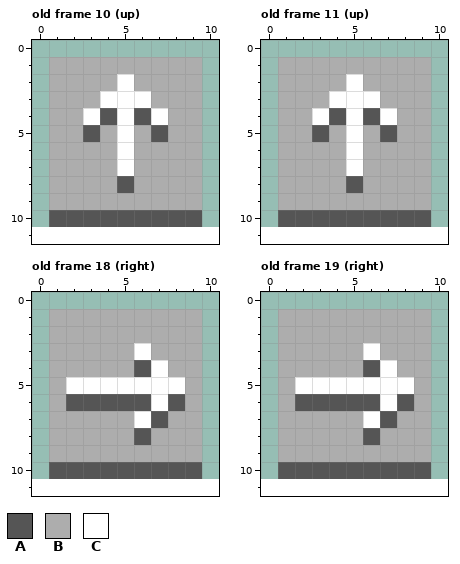
Two states of a pixel-art file, assets/aseprite_files/arrow.ase. Above is the file before it was changed.
11x11 pixels, 45 frames. Colours within 5 levels of each other are drawn and written as one. Shown: old frame 10 (up), old frame 11 (up), old frame 18 (right), old frame 19 (right). The old version is drawn lined up with the new one, on the new canvas. The commit also changed other frames, which this record leaves out.
Palette (. is transparent): A #555555  B #adadad  C #ffffff
Pixels before, old frame 10 (up), first column x 1:
 1 BBBBBBBBB
 2 BBBBCBBBB
 3 BBBCCCBBB
 4 BBCACACBB
 5 BBABCBABB
 6 BBBBCBBBB
 7 BBBBCBBBB
 8 BBBBABBBB
 9 BBBBBBBBB
10 AAAAAAAAA
Pixels before, old frame 11 (up), first column x 1:
 1 BBBBBBBBB
 2 BBBBCBBBB
 3 BBBCCCBBB
 4 BBCACACBB
 5 BBABCBABB
 6 BBBBCBBBB
 7 BBBBCBBBB
 8 BBBBABBBB
 9 BBBBBBBBB
10 AAAAAAAAA
Pixels before, old frame 18 (right), first column x 1:
 1 BBBBBBBBB
 2 BBBBBBBBB
 3 BBBBBCBBB
 4 BBBBBACBB
 5 BCCCCCCCB
 6 BAAAAACAB
 7 BBBBBCABB
 8 BBBBBABBB
 9 BBBBBBBBB
10 AAAAAAAAA
Pixels before, old frame 19 (right), first column x 1:
 1 BBBBBBBBB
 2 BBBBBBBBB
 3 BBBBBCBBB
 4 BBBBBACBB
 5 BCCCCCCCB
 6 BAAAAACAB
 7 BBBBBCABB
 8 BBBBBABBB
 9 BBBBBBBBB
10 AAAAAAAAA
The same view after the edit:
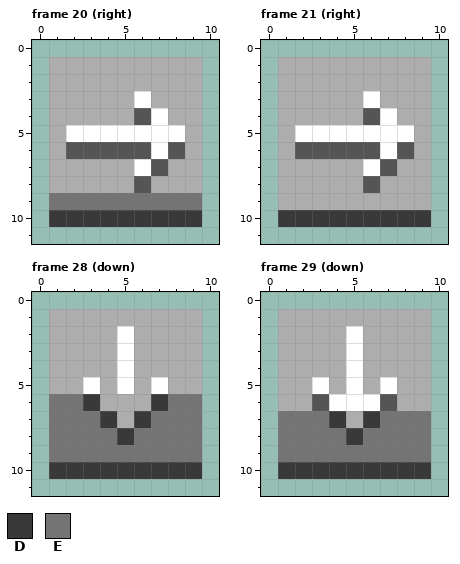
Colours new in this view: D #393939  E #747474
What changed:
{"change": "canvas 11x11 -> 11x12"}
{"change": "frames 45 -> 58"}
{"where": "frame 20 (right) against old frame 10 (up)"}
{"frame":20,"y":2,"x":5,"old":"C","new":"B"}
{"frame":20,"y":3,"x":4,"old":"CC","new":"BB"}
{"frame":20,"y":4,"x":3,"old":"CAC","new":"BBB"}
{"frame":20,"y":5,"x":2,"old":"BAB","new":"CCC"}
{"frame":20,"y":5,"x":6,"old":"BAB","new":"CCC"}
{"frame":20,"y":6,"x":2,"old":"BBBCBBB","new":"AAAAACA"}
{"frame":20,"y":7,"x":5,"old":"CBB","new":"BCA"}
{"frame":20,"y":8,"x":5,"old":"AB","new":"BA"}
{"frame":20,"y":9,"x":1,"old":"BBBBBBBBB","new":"EEEEEEEEE"}
{"frame":20,"y":10,"x":1,"old":"AAAAAAAAA","new":"DDDDDDDDD"}
{"where": "frame 21 (right) against old frame 11 (up)"}
{"frame":21,"y":2,"x":5,"old":"C","new":"B"}
{"frame":21,"y":3,"x":4,"old":"CC","new":"BB"}
{"frame":21,"y":4,"x":3,"old":"CAC","new":"BBB"}
{"frame":21,"y":5,"x":2,"old":"BAB","new":"CCC"}
{"frame":21,"y":5,"x":6,"old":"BAB","new":"CCC"}
{"frame":21,"y":6,"x":2,"old":"BBBCBBB","new":"AAAAACA"}
{"frame":21,"y":7,"x":5,"old":"CBB","new":"BCA"}
{"frame":21,"y":8,"x":5,"old":"AB","new":"BA"}
{"frame":21,"y":10,"x":1,"old":"AAAAAAAAA","new":"DDDDDDDDD"}
{"where": "frame 28 (down) against old frame 18 (right)"}
{"frame":28,"y":2,"x":5,"old":"B","new":"C"}
{"frame":28,"y":3,"x":5,"old":"BC","new":"CB"}
{"frame":28,"y":4,"x":5,"old":"BAC","new":"CBB"}
{"frame":28,"y":5,"x":2,"old":"C","new":"B"}
{"frame":28,"y":5,"x":4,"old":"C","new":"B"}
{"frame":28,"y":5,"x":6,"old":"C","new":"B"}
{"frame":28,"y":5,"x":8,"old":"C","new":"B"}
{"frame":28,"y":6,"x":1,"old":"BAAAAACAB","new":"EEDBBBDEE"}
{"frame":28,"y":7,"x":1,"old":"BBBB","new":"EEED"}
{"frame":28,"y":7,"x":6,"old":"CABB","new":"DEEE"}
{"frame":28,"y":8,"x":1,"old":"BBBBBABBB","new":"EEEEDEEEE"}
{"frame":28,"y":9,"x":1,"old":"BBBBBBBBB","new":"EEEEEEEEE"}
{"frame":28,"y":10,"x":1,"old":"AAAAAAAAA","new":"DDDDDDDDD"}
{"where": "frame 29 (down) against old frame 19 (right)"}
{"frame":29,"y":2,"x":5,"old":"B","new":"C"}
{"frame":29,"y":3,"x":5,"old":"BC","new":"CB"}
{"frame":29,"y":4,"x":5,"old":"BAC","new":"CBB"}
{"frame":29,"y":5,"x":2,"old":"C","new":"B"}
{"frame":29,"y":5,"x":4,"old":"C","new":"B"}
{"frame":29,"y":5,"x":6,"old":"C","new":"B"}
{"frame":29,"y":5,"x":8,"old":"C","new":"B"}
{"frame":29,"y":6,"x":2,"old":"A","new":"B"}
{"frame":29,"y":6,"x":4,"old":"AAACA","new":"CCCAB"}
{"frame":29,"y":7,"x":1,"old":"BBBB","new":"EEED"}
{"frame":29,"y":7,"x":6,"old":"CABB","new":"DEEE"}
{"frame":29,"y":8,"x":1,"old":"BBBBBABBB","new":"EEEEDEEEE"}
{"frame":29,"y":9,"x":1,"old":"BBBBBBBBB","new":"EEEEEEEEE"}
{"frame":29,"y":10,"x":1,"old":"AAAAAAAAA","new":"DDDDDDDDD"}
{"label":"changed","picture_box":[49,74,202,227]}
{"label":"changed","picture_box":[278,74,431,227]}
{"label":"changed","picture_box":[49,326,202,479]}
{"label":"changed","picture_box":[278,326,431,479]}
